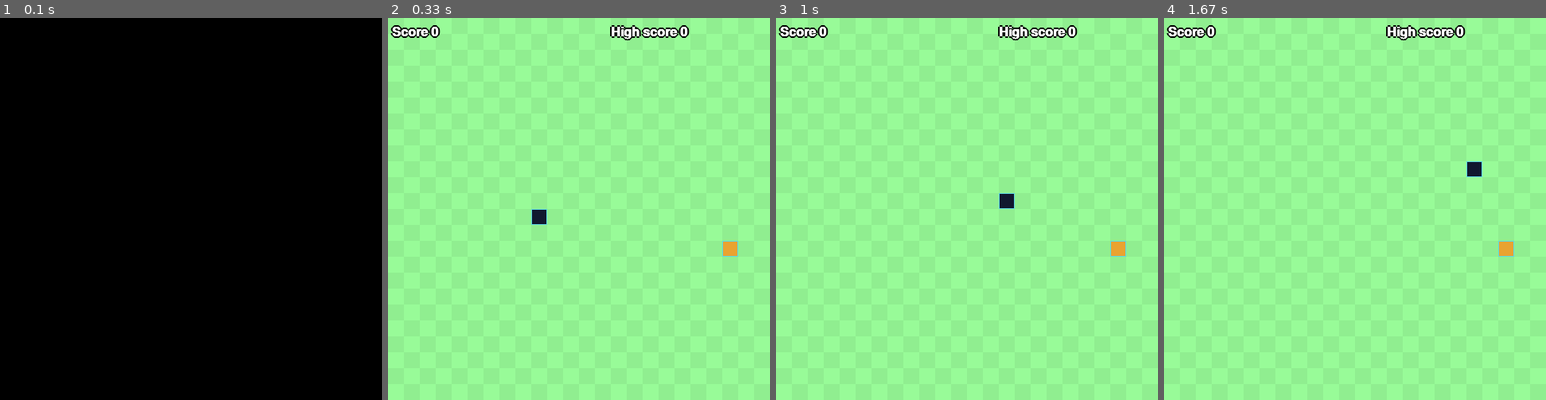
Above: before the commit, frames 1-4 (left to right).
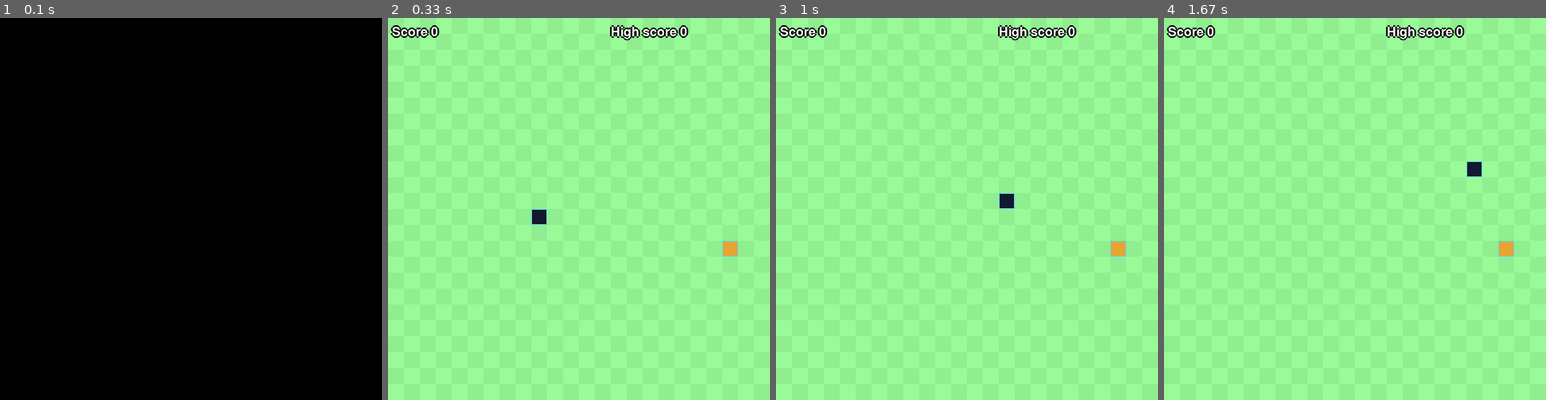
Above: after the commit, the same moments.

Repository: Zambesu/Snake-in-Pygame
Game: pygame game, started from snake.py
Same seed, same stepped clock (60 frames per second), same inputs: the game is played once before the commit and once after it.
Inputs:
- Up to frame 1 (0.1 s): no input
- Up to frame 2 (0.33 s): no input
- Up to frame 3 (1 s): hold Right 0.33-0.8 s; hold Up from 0.83 s (still down)
- Up to frame 4 (1.67 s): release Up at 1.13 s; hold Right 1.17-1.63 s

Frame 1 is identical in both runs. In frame 2, 0.4% of the frame differs, in the area x 1-79%, y 1-6%; in frame 3, 0.4%; in frame 4, 0.4%.

Commit message:
Add files via upload
Added a custom font

Diff:
--- a/snake.py
+++ b/snake.py
@@ -121,7 +121,7 @@
     snake = snake()
     food = food()
 
-    myfont = pygame.font.SysFont("karma", 24, bold = True)
+    myfont = pygame.font.Font('font/Karma.ttf', 24)
 
     score = 0
     highscore = 0
